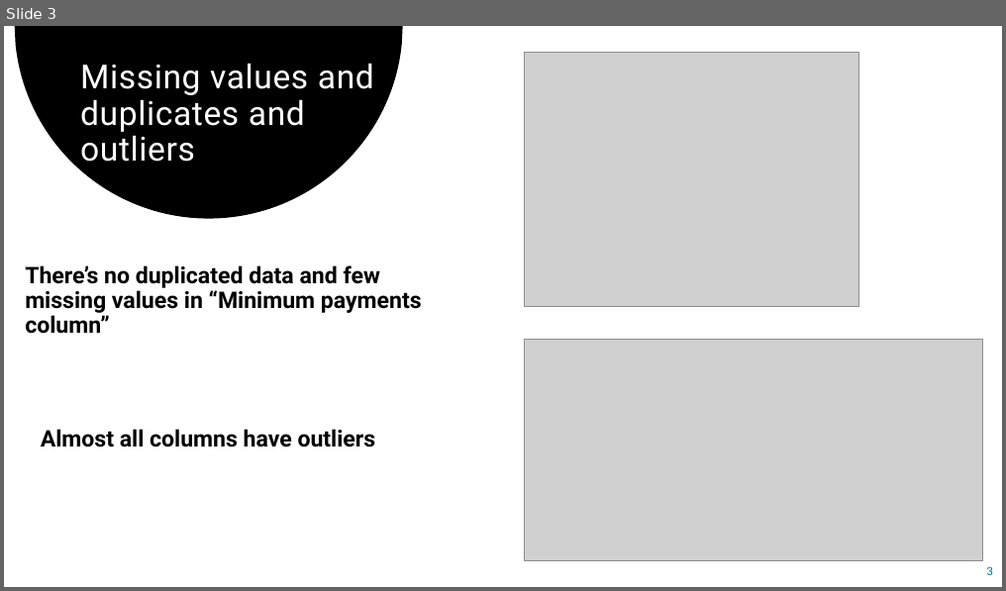
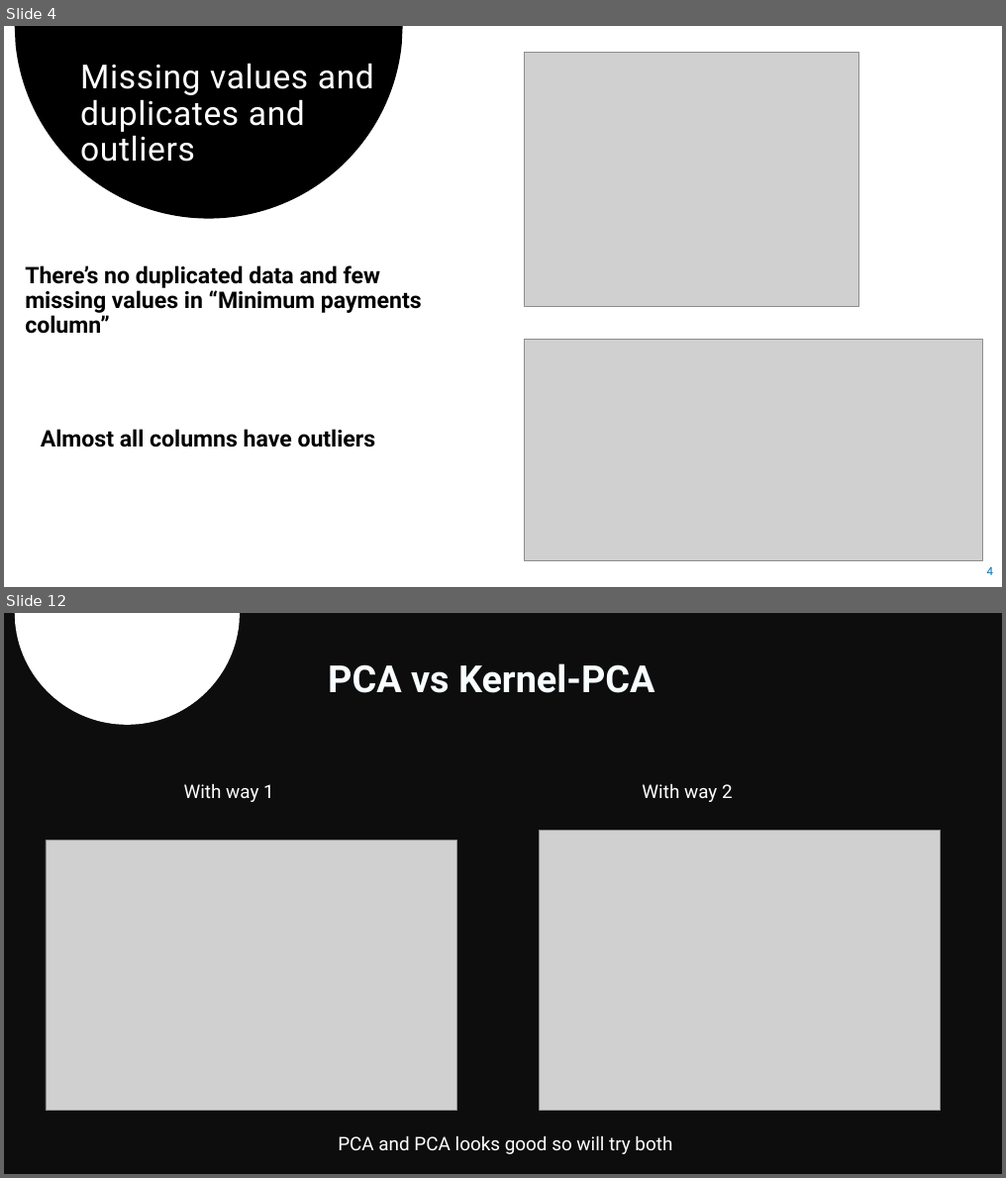
Before and after one commit to Reema-Khaseeb/clustering-credit-card-customer-segmentation, a slide deck: presentation/Credit Card Clustering.pptx. Shown one above the other, each under a label of ours: slide 3 before the commit, slides 4 and 12 after it; the slides between them are not shown. The pictures are 1006x591 and 1006x1178 pixels, drawn with LibreOffice and Linux fonts; fonts in the diff are those of the drawing; grey boxes stand for pictures. Boxes give left, top, right and bottom in pixels: in the first picture for what was removed or moved away, otherwise in the second. Text is boxed around its words. In the diff, an @@ line names an element or a change of style, - is before the commit and + after.

```diff
--- a/presentation/Credit Card Clustering.pptx
+++ b/presentation/Credit Card Clustering.pptx
@@ slide 12 added at [4, 613, 1002, 1174], background #0D0D0D @@
@@ freeform shape added at [15, 613, 240, 725], fill #FFFFFF @@
@@ text added at [328, 663, 655, 693], 36 pt, text gradient #F8FDFF to #FFFFFF, bold @@
+PCA vs Kernel-PCA
@@ text added at [184, 783, 274, 802], 18 pt, text #FFFFFF @@
+With way 1
@@ text added at [642, 783, 733, 802], 18 pt, text #FFFFFF @@
+With way 2
@@ picture added at [46, 841, 456, 1111] @@
@@ picture added at [540, 830, 941, 1111] @@
@@ text added at [338, 1136, 672, 1155], 18 pt, text #FFFFFF @@
+PCA and PCA looks good so will try both
@@ what was slide 3 is now slide 4 @@
@@ page number at [987, 568, 993, 575]: text changed @@
-3
+4
```
Also in this commit, not shown: 1 slide changed, 14 other slides added.
